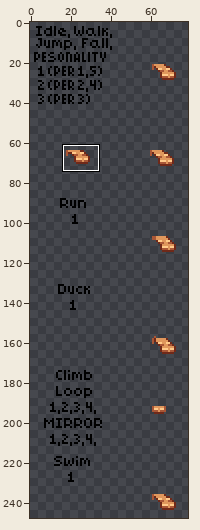
One commit to this sprite sheet: items/armors/avian/avian-adventurer/chestf.png. The picture above shows the old version from afar; the outline marks the close-up.
Close-up. Old version:
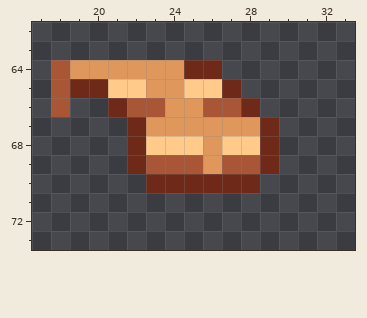
The file is 86x258 pixels. Shown: x 17..33, y 62..73. The wide view leaves out empty margins. The commit also changed other parts of the picture, which this record leaves out.
The same view after the edit:
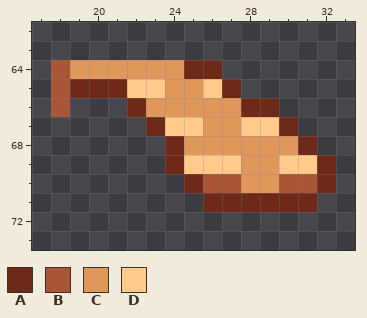
Palette (. is transparent): A #6f2919  B #a85636  C #e0975c  D #ffca8a
Edits made:
Changed rows in their new state; - is an unchanged pixel.
first column x 21:
65 A-D-C-------
66 .AC--CC-A---
67 -.ADD--DDA--
68 -..AC-CCCCA-
69 -..ADDDCCDDA
70 --..-BBCCBBA
71 -----AAAAAA-
Changed places in both close-ups, as pixel boxes (x1, y1, x2, y2):
changed: (108, 79, 336, 212)
